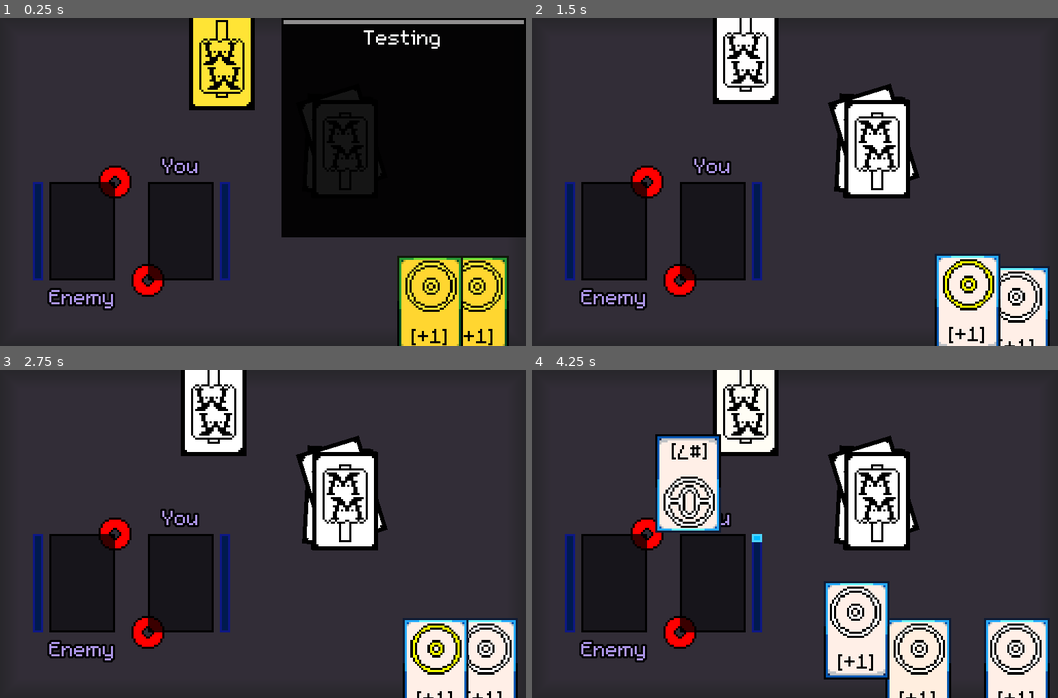
Above: before the commit, frames 1-4 (two rows, left to right).
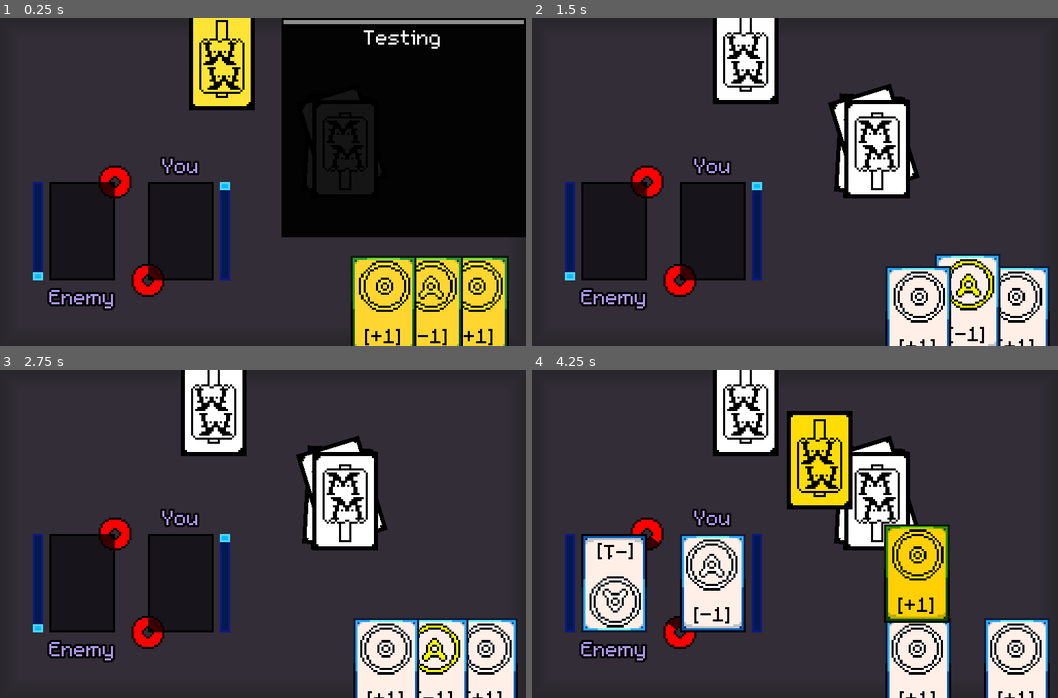
Above: after the commit, the same moments.

Repository: U23RN6M3/Magicae-Manus
Game: Godot game, scene res://Main/Arena.tscn
The game is run twice, just before and just after one commit, with the same random seed, the same clock (stepped at 60 frames per second) and the same inputs. This scene is started directly instead of the project's main scene.
Inputs (mouse positions are in pixels of both pictures, inside the frame that each line leads up to):
- Up to frame 1 (0.25 s): no input
- Up to frame 2 (1.5 s): tap Enter (ui_accept) at 0.5, 0.77 s; move the mouse to (1015, 316) at 0.52 s; click (1015, 316) at 0.67 s; move the mouse to (968, 316) at 1.27 s; click (968, 316) at 1.42 s
- Up to frame 3 (2.75 s): tap Enter (ui_accept) at 1.52 s; move the mouse to (215, 406) at 2.02 s; click (215, 406) at 2.17 s
- Up to frame 4 (4.25 s): click (747, 406) at 2.92 s; tap Enter (ui_accept) at 3.02, 3.77 s; move the mouse to (710, 583) at 3.52 s; click (710, 583) at 3.67 s

The runs differ from the first frame. In frame 1, 3.1% of the frame differs, in the area x 6-85%, y 50-100%; in frame 2, 3.0%; in frame 3, 3.2%; in frame 4, 23%, in the area x 9-80%, y 12-95%.

Commit message:
Cards now attack and defend LOL
i am so happy this worked this took like 8 hours ior something

Diff:
--- a/Card/Card.gd
+++ b/Card/Card.gd
@@ -56,10 +56,8 @@
 
 
 
-	if card == "#7":
+	if card.begins_with("#"):
 		set_img("res://Card/Block.png")
-	elif card == "#14":
-		set_img("res://Card/SuperBlock.png")
 	elif card.begins_with("+"):
 		set_img("res://Card/Charge.png")
 	elif card == "-1":
--- /dev/null
+++ b/Effects/ScreenShake.tscn
@@ -0,0 +1,16 @@
+[gd_scene load_steps=2 format=2]
+
+[ext_resource path="res://ScreenShake.gd" type="Script" id=1]
+
+[node name="ScreenShake" type="Node"]
+script = ExtResource( 1 )
+
+[node name="ShakeTween" type="Tween" parent="."]
+
+[node name="Duration" type="Timer" parent="."]
+one_shot = true
+
+[node name="Frequency" type="Timer" parent="."]
+
+[connection signal="timeout" from="Duration" to="." method="_on_Duration_timeout"]
+[connection signal="timeout" from="Frequency" to="." method="_on_Frequency_timeout"]
--- a/Main/Arena.gd
+++ b/Main/Arena.gd
@@ -8,9 +8,13 @@
 	TALKING
 }
 
+onready var screen_shake = $Camera/ScreenShake
+
 onready var shuffled_deck = $"2DSpace/ShuffledDeck"
 onready var player_charge_meter = $UISpace/Board/PlayerPlay/ChargeMeter
 onready var enemy_charge_meter = $UISpace/Board/EnemyPlay/ChargeMeter
+onready var player_health = $UISpace/Board/PlayerPlay/Health
+onready var enemy_health = $UISpace/Board/EnemyPlay/Health
 onready var player_play = $UISpace/Board/PlayerPlay
 onready var enemy_play = $UISpace/Board/EnemyPlay
 onready var player_play_pos = $UISpace/Board/PlayerPlayPos
@@ -56,6 +60,9 @@
 
 var enemy_selected_card = null
 
+var player_recently_played_card = null
+var enemy_recently_played_card = null
+
 func _ready():
 	draw_card("player", true)
 	draw_card("enemy", true)
@@ -63,6 +70,8 @@
 	set_enemy_selected_card()
 
 	draw_card("enemy", false)
+	draw_card("enemy", false)
+	draw_card("player", false)
 	draw_card("player", false)
 
 	#$Dialogue.dialog = DialogSource.tutorial1
@@ -169,7 +178,12 @@
 		elif card.effect.begins_with("-"):
 			player_charge_meter.value += int(card.effect.right(0))
 			$Charge.play()
-
+			if enemy_health.value > 0:
+				if not enemy_recently_played_card.effect == "#":
+					screen_shake.start()
+					$Damaged.play(0.06)
+					$Loose.play()
+					enemy_health.value += int(card.effect.right(0))
 
 
 		for i in range(len(PlayerDeckSlots)):
@@ -198,11 +212,20 @@
 		#unflip the card
 		card.set_flipped(false)
 
+
 		#checks what effect the card has and execute it's effect
 		if card.effect.begins_with("+"):
 			enemy_charge_meter.value += int(card.effect.right(0))
 			$Charge.play()
-
+		elif card.effect.begins_with("-"):
+			enemy_charge_meter.value += int(card.effect.right(0))
+			$Charge.play()
+			if player_health.value > 0:
+				if not player_recently_played_card.effect == "#":
+					screen_shake.start()
+					$Damaged.play(0.06)
+					$Loose.play()
+					player_health.value += int(card.effect.right(0))
 
 		for i in range(len(EnemyDeckSlots)):
 			if EnemyDeckSlots[i] == card:
@@ -273,15 +296,37 @@
 	var array: Array = []
 
 	if charges >= 0:
-		array.append(pick_from_array(["+1", "#7"]))
+		array.append(pick_from_array(["+1", "#"]))
 	if charges >= 1:
-		array.append(pick_from_array(["-1", "#7"]))
+		array.append(pick_from_array(["-1"]))
 	if charges >= 2:
 		array.append(pick_from_array(["+2", "-1", "-2"]))
 	if charges >= 3:
 		array.append(pick_from_array(["-2", "-2", "+2", "+1"]))
 
 	return array
+
+# i know i sshown my discord uh too lazy to not show it lol
+
+func next_turn():
+	player_recently_played_card = Global.recently_clicked_card
+	enemy_recently_played_card = enemy_selected_card
+	#pauses the game, therefore activating the cursor control
+	change_state(PAUSED)
+	#play the selected cards of each card player
+	play_card("player", Global.recently_clicked_card)
+	play_card("enemy", enemy_selected_card)
+	yield(get_tree().create_timer(0.5), "timeout")
+	#add a new card to each of the card players
+	draw_card("player", false)
+	draw_card("enemy", false)
+	#set the recently clicked card to nothing/Nil
+	Global.recently_clicked_card = null
+	#wait for 1 second to set the state to playing to start the loop all over again
+	yield(get_tree().create_timer(0.5), "timeout")
+	#sets the selected enemy card to a new one based off the strat given
+	set_enemy_selected_card()
+	change_state(PLAYING)
 
 func instance_node(node: PackedScene, location: Vector2, parent: Node):
 	#basic instancing of a packed scene function
@@ -300,22 +345,5 @@
 				#checks if you have a recently clicked card
 				if Global.recently_clicked_card != null:
 					if enemy_selected_card != null:
-
 						turns += 1
-
-						#pauses the game, therefore activating the cursor control
-						change_state(PAUSED)
-						#add a new card to each of the card players
-						draw_card("player", false)
-						draw_card("enemy", false)
-						yield(get_tree().create_timer(0.5), "timeout")
-						#play the selected cards of each card player
-						play_card("player", Global.recently_clicked_card)
-						play_card("enemy", enemy_selected_card)
-						#set the recently clicked card to nothing/Nil
-						Global.recently_clicked_card = null
-						#wait for 1 second to set the state to playing to start the loop all over again
-						yield(get_tree().create_timer(0.5), "timeout")
-						#sets the selected enemy card to a new one based off the strat given
-						set_enemy_selected_card()
-						change_state(PLAYING)
+						next_turn()
--- a/Main/Arena.tscn
+++ b/Main/Arena.tscn
@@ -1,11 +1,14 @@
-[gd_scene load_steps=14 format=2]
+[gd_scene load_steps=17 format=2]
 
 [ext_resource path="res://PixelFont.ttf" type="DynamicFontData" id=1]
 [ext_resource path="res://UI/Bar.png" type="Texture" id=2]
 [ext_resource path="res://Main/Arena.gd" type="Script" id=3]
 [ext_resource path="res://Card/CardBack.png" type="Texture" id=4]
+[ext_resource path="res://Effects/ScreenShake.tscn" type="PackedScene" id=5]
 [ext_resource path="res://Dialogue/Dialogue.tscn" type="PackedScene" id=6]
 [ext_resource path="res://SFX/ChargedSFX.wav" type="AudioStream" id=7]
+[ext_resource path="res://SFX/DamagedSFX.wav" type="AudioStream" id=8]
+[ext_resource path="res://SFX/Damaged2SFX.wav" type="AudioStream" id=9]
 
 [sub_resource type="StyleBoxFlat" id=1]
 bg_color = Color( 0.2, 0.180392, 0.219608, 1 )
@@ -116,7 +119,8 @@
 margin_bottom = 24.0
 rect_min_size = Vector2( 16, 16 )
 rect_rotation = -90.0
-value = 100.0
+max_value = 5.0
+value = 5.0
 rounded = true
 texture_under = ExtResource( 2 )
 texture_progress = ExtResource( 2 )
@@ -138,6 +142,7 @@
 custom_styles/fg = SubResource( 3 )
 custom_styles/bg = SubResource( 4 )
 max_value = 20.0
+value = 1.0
 percent_visible = false
 __meta__ = {
 "_edit_use_anchors_": false
@@ -175,7 +180,8 @@
 margin_bottom = 56.0
 rect_min_size = Vector2( 16, 16 )
 rect_rotation = 90.0
-value = 100.0
+max_value = 5.0
+value = 5.0
 rounded = true
 texture_under = ExtResource( 2 )
 texture_progress = ExtResource( 2 )
@@ -196,9 +202,48 @@
 custom_styles/fg = SubResource( 3 )
 custom_styles/bg = SubResource( 4 )
 max_value = 20.0
+value = 1.0
 percent_visible = false
+__meta__ = {
+"_edit_use_anchors_": false
+}
+
+[node name="CanvasLayer" type="ParallaxBackground" parent="UISpace"]
+
+[node name="BG" type="ColorRect" parent="UISpace/CanvasLayer"]
+anchor_right = 1.0
+anchor_bottom = 1.0
+margin_left = -16.0
+margin_top = -16.0
+margin_right = 16.0
+margin_bottom = 16.0
+mouse_filter = 2
+color = Color( 0, 0, 0, 1 )
+__meta__ = {
+"_edit_use_anchors_": false
+}
 
 [node name="2DSpace" type="Node2D" parent="."]
+
+[node name="ShuffledDeck" type="Node2D" parent="2DSpace"]
+position = Vector2( 168, 64 )
+
+[node name="Card" type="Sprite" parent="2DSpace/ShuffledDeck"]
+position = Vector2( -0.648758, -0.35561 )
+texture = ExtResource( 4 )
+
+[node name="Card2" type="Sprite" parent="2DSpace/ShuffledDeck"]
+position = Vector2( -3.64874, -2.35561 )
+rotation = 0.0561804
+texture = ExtResource( 4 )
+
+[node name="Card3" type="Sprite" parent="2DSpace/ShuffledDeck"]
+position = Vector2( -1.64876, -4.35561 )
+rotation = -0.298538
+texture = ExtResource( 4 )
+
+[node name="Card4" type="Sprite" parent="2DSpace/ShuffledDeck"]
+texture = ExtResource( 4 )
 
 [node name="PlayerDeck" type="Node2D" parent="2DSpace"]
 position = Vector2( 172, 145 )
@@ -207,26 +252,6 @@
 position = Vector2( 104, 16 )
 rotation = 3.14159
 
-[node name="ShuffledDeck" type="Node2D" parent="2DSpace"]
-position = Vector2( 168, 64 )
-
-[node name="Card" type="Sprite" parent="2DSpace/ShuffledDeck"]
-position = Vector2( -0.648758, -0.35561 )
-texture = ExtResource( 4 )
-
-[node name="Card2" type="Sprite" parent="2DSpace/ShuffledDeck"]
-position = Vector2( -3.64874, -2.35561 )
-rotation = 0.0561804
-texture = ExtResource( 4 )
-
-[node name="Card3" type="Sprite" parent="2DSpace/ShuffledDeck"]
-position = Vector2( -1.64876, -4.35561 )
-rotation = -0.298538
-texture = ExtResource( 4 )
-
-[node name="Card4" type="Sprite" parent="2DSpace/ShuffledDeck"]
-texture = ExtResource( 4 )
-
 [node name="CardPlayArea" type="Area2D" parent="2DSpace"]
 position = Vector2( 88, 104 )
 
@@ -245,4 +270,20 @@
 [node name="Charge" type="AudioStreamPlayer" parent="."]
 stream = ExtResource( 7 )
 
+[node name="Damaged" type="AudioStreamPlayer" parent="."]
+stream = ExtResource( 9 )
+volume_db = -10.0
+
+[node name="Loose" type="AudioStreamPlayer" parent="."]
+stream = ExtResource( 8 )
+volume_db = -20.0
+pitch_scale = 0.5
+
+[node name="Camera" type="Camera2D" parent="."]
+anchor_mode = 0
+current = true
+smoothing_enabled = true
+
+[node name="ScreenShake" parent="Camera" instance=ExtResource( 5 )]
+
 [connection signal="input_event" from="2DSpace/CardPlayArea" to="." method="_on_CardPlayArea_input_event"]
--- /dev/null
+++ b/ScreenShake.gd
@@ -0,0 +1,42 @@
+extends Node
+
+const TRANS = Tween.TRANS_SINE
+const EASE = Tween.EASE_IN_OUT
+
+var amplitude = 0
+var priority = 0
+
+onready var camera = get_parent()
+
+# warning-ignore:shadowed_variable
+# warning-ignore:shadowed_variable
+func start(duration = 0.2, frequency = 25, amplitude = 5, priority = 0):
+	if priority >= self.priority:
+		self.amplitude = amplitude
+		$Duration.wait_time = duration
+		$Frequency.wait_time = 1 / float(frequency)
+		$Duration.start()
+		$Frequency.start()
+
+		new_shake()
+
+func new_shake():
+	var rand = Vector2()
+	rand.x = rand_range(-amplitude, amplitude)
+	rand.y = rand_range(-amplitude, amplitude)
+
+	$ShakeTween.interpolate_property(camera, "offset", camera.offset, rand, $Frequency.wait_time, TRANS, EASE)
+	$ShakeTween.start()
+
+func reset():
+	$ShakeTween.interpolate_property(camera, "offset", camera.offset, Vector2(), $Frequency.wait_time, TRANS, EASE)
+	$ShakeTween.start()
+
+	priority = 0
+
+func _on_Frequency_timeout():
+	new_shake()
+
+func _on_Duration_timeout():
+	reset()
+	$Frequency.stop()
Not shown, added: SFX/Damaged2SFX.wav.import
Not shown, added: SFX/DamagedSFX.wav.import
Not shown, added: SFX/Damaged2SFX.wav
Not shown, added: SFX/DamagedSFX.wav
